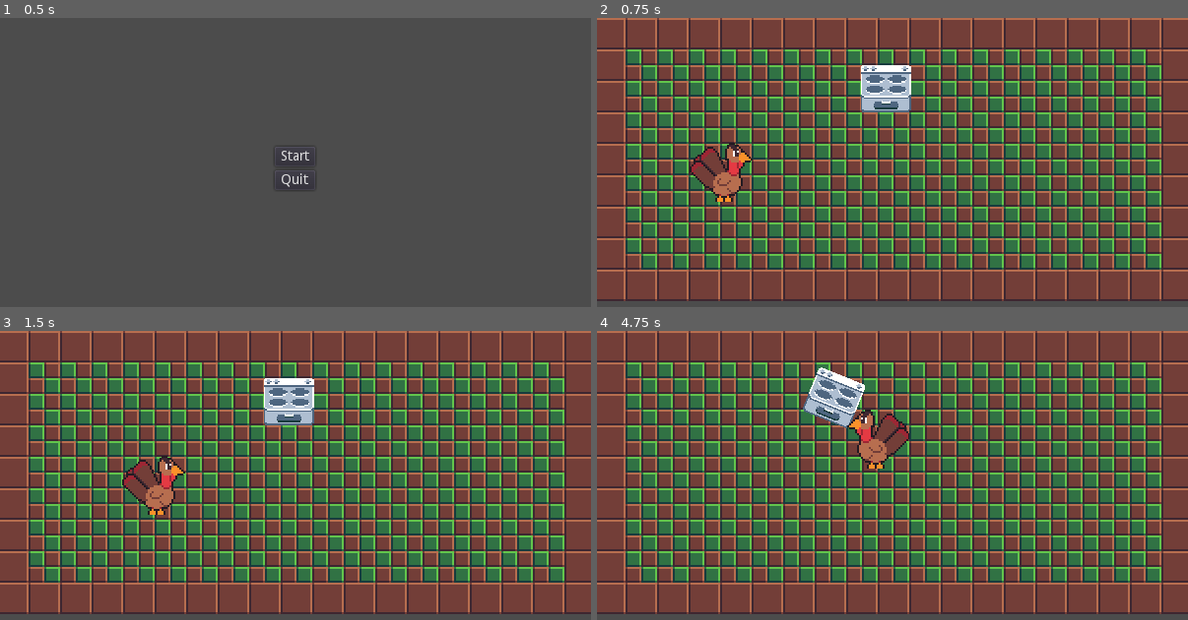
Above: before the commit, frames 1-4 (two rows, left to right).
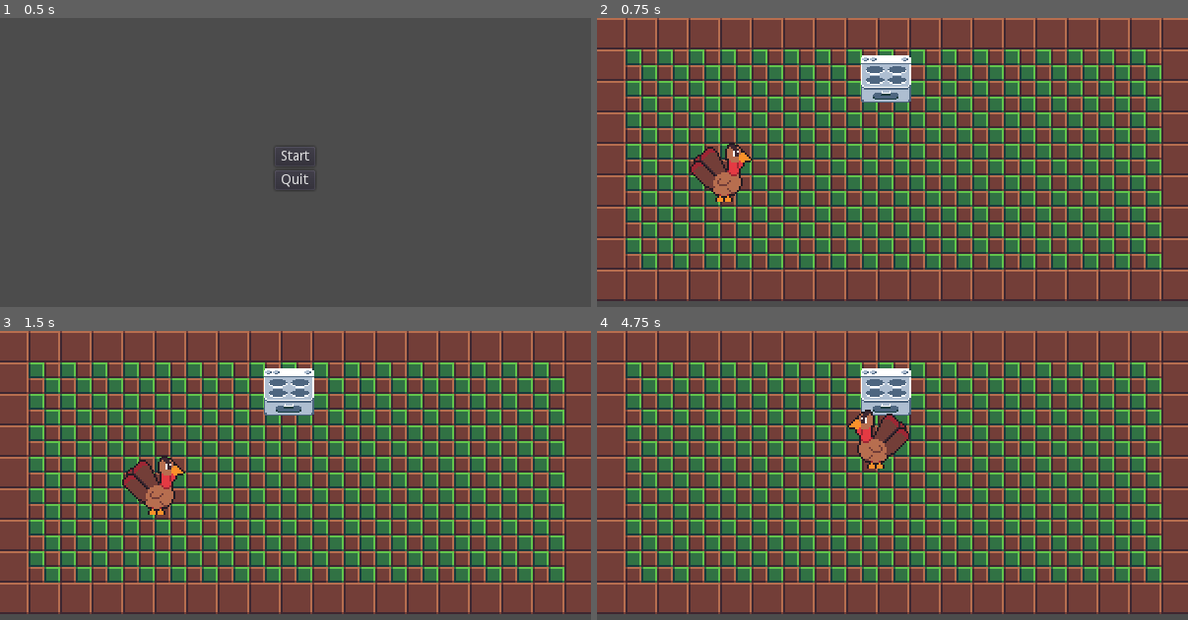
Above: after the commit, the same moments.

Repository: alexfaus08/Animals-Revenge
Game: Godot game, scene res://TitleScreen.tscn
The game is run twice, just before and just after one commit, with the same random seed, the same clock (stepped at 60 frames per second) and the same inputs.
Inputs:
- Up to frame 1 (0.5 s): no input
- Up to frame 2 (0.75 s): click "Start" at 0.5 s
- Up to frame 3 (1.5 s): tap Enter at 1.25 s; hold Right (ui_right) from 1.28 s (still down)
- Up to frame 4 (4.75 s): release Right (ui_right) at 2.03 s; hold Down (ui_down) 2.03-2.78 s; hold Right (ui_right) 2.78-3.53 s; hold Up (ui_up) 3.53-4.28 s; hold Left (ui_left) from 4.28 s (still down)

Frame 1 is identical in both runs. In frame 2, 1.1% of the frame differs, in the area x 44-54%, y 12-33%; in frame 3, 1.1%; in frame 4, 2.7%, in the area x 34-54%, y 12-34%.

Commit message:
Changed oven collision boundary

Diff:
--- a/World.tscn
+++ b/World.tscn
@@ -118,7 +118,7 @@
 
 [node name="Stove" type="RigidBody2D" parent="." index="1"]
 
-position = Vector2( 266, 16 )
+position = Vector2( 266, 6 )
 scale = Vector2( 0.8125, 0.8125 )
 input_pickable = false
 collision_layer = 1
@@ -145,8 +145,8 @@
 
 [node name="CollisionShape2D" type="CollisionShape2D" parent="Stove" index="0"]
 
-position = Vector2( 31, 54.7692 )
-scale = Vector2( 2.2, 2 )
+position = Vector2( 31, 43.8173 )
+scale = Vector2( 2.2, 1.34803 )
 shape = SubResource( 1 )
 _sections_unfolded = [ "Transform" ]
 
